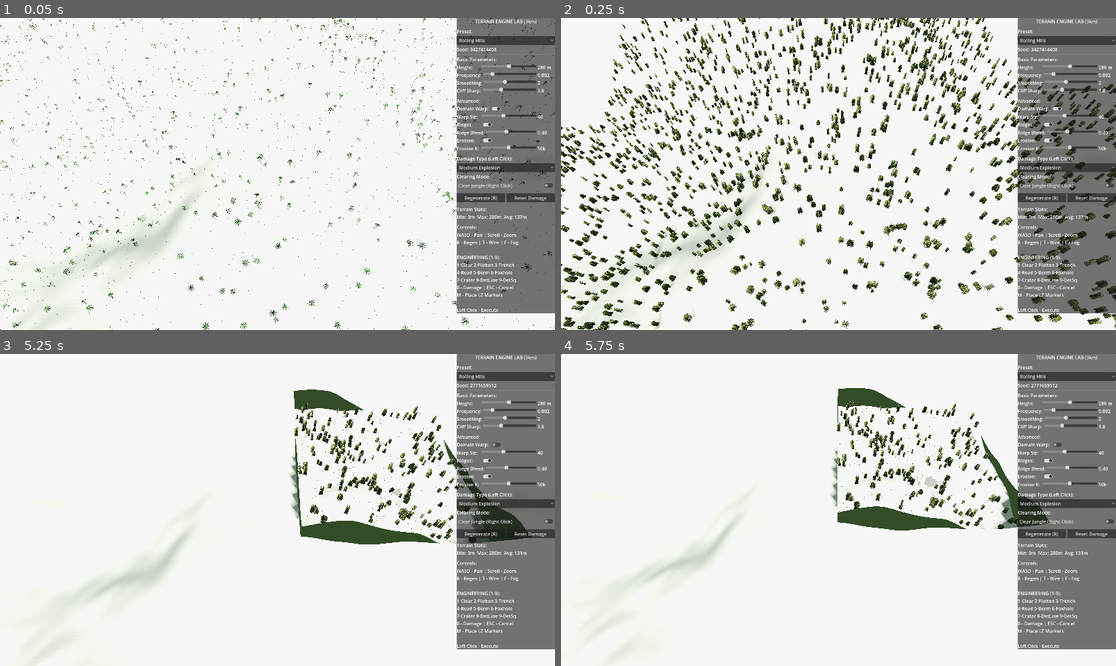
Above: before the commit, frames 1-4 (two rows, left to right).
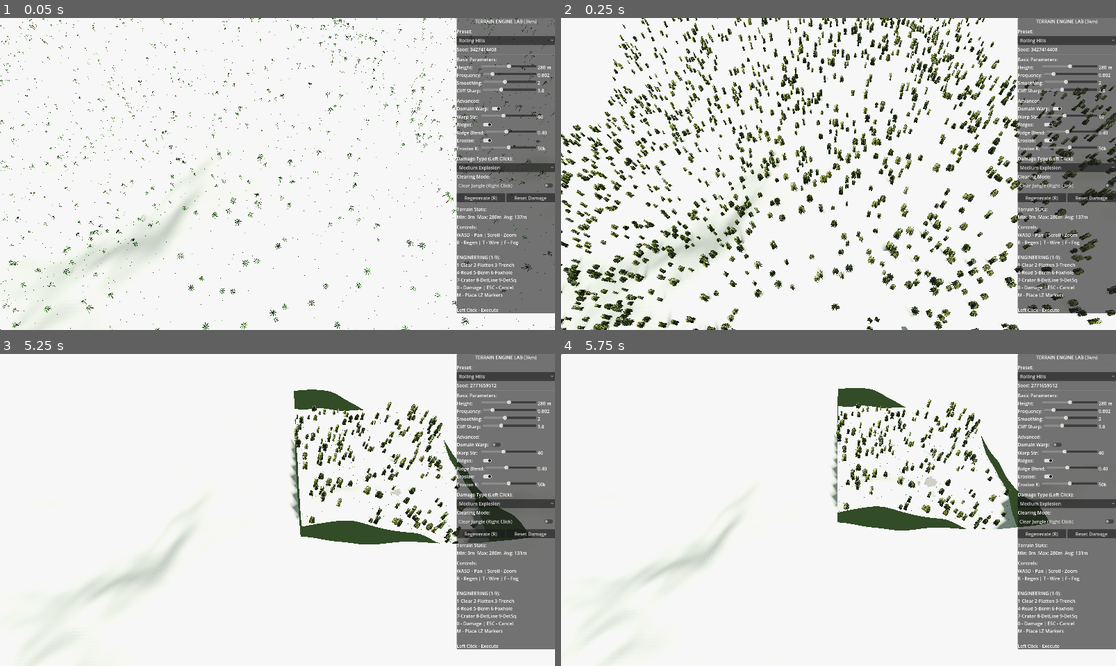
Above: after the commit, the same moments.

Repository: CDickensonGMaker/Terrain-Engine
Game: Godot game, scene res://scenes/terrain_lab.tscn
The game is run twice, just before and just after one commit, with the same random seed, the same clock (stepped at 60 frames per second) and the same inputs.
Inputs (mouse positions are in pixels of both pictures, inside the frame that each line leads up to):
- Up to frame 1 (0.05 s): no input
- Up to frame 2 (0.25 s): no input
- Up to frame 3 (5.25 s): click "Regenerate (R)" at 0.5 s; click "Rolling Hills" at 1.25 s; click (493, 444) at 2.02 s; click "Medium Explosion" at 2.75 s; click "Clear Jungle (Right Click)" at 3.5 s; click "Reset Damage" at 4.25 s; move the mouse to (399, 494) at 5.02 s; hold Right (ui_right) from 5.03 s (still down); hold S (camera_back) from 5.03 s (still down); click (399, 494) at 5.17 s
- Up to frame 4 (5.75 s): keep holding Right (ui_right); keep holding S (camera_back)

Frame 1 is identical in both runs. In frame 2, 21% of the frame differs, in the area x 0-100%, y 0-100%; in frame 3, 2.8%; in frame 4, 2.5%.

Commit message:
Task 2: Trees stay put when destruction happens
Implement placement cache pattern in billboard_vegetation.gd to prevent
tree teleportation on destruction regen:
- Add _chunk_placements Dictionary to cache placements per chunk
- Split generate_for_chunk into _build_placements (RNG, called once)
  and _materialize_chunk (filtering by terrain bytes, no RNG)
- Split clear_chunk into _clear_chunk_nodes (keeps cache) and
  clear_chunk (full unload including cache)

Now when bundles change from JUNGLE to CLEAR, only trees in the affected
area disappear - surrounding trees stay at exact pre-crater positions.

Co-Authored-By: Claude Opus 4.5 <noreply@anthropic.com>

Diff:
--- a/vegetation/billboard_vegetation.gd
+++ b/vegetation/billboard_vegetation.gd
@@ -22,7 +22,11 @@
 var _bush_material: StandardMaterial3D
 
 # Per-chunk billboard instances
-var _chunk_billboards: Dictionary = {}  # Vector2i -> MultiMeshInstance3D
+var _chunk_billboards: Dictionary = {}  # Vector2i -> Node3D (container)
+
+# Placement cache - built once per chunk, survives regen
+# coord -> Array of placement dicts {position, rot_y, scale, mesh_idx, bundle_x, bundle_z}
+var _chunk_placements: Dictionary = {}
 
 # Reference to terrain system
 var _terrain_manager: Node
@@ -189,21 +193,29 @@
 
 
 ## Generate billboards for a chunk
+## Uses placement cache pattern to prevent tree teleportation on regen
 func generate_for_chunk(coord: Vector2i, heightmap: Object, vegetation_terrain: PackedByteArray) -> void:
 	if _tree_meshes.is_empty():
 		return
 
-	clear_chunk(coord)
-
+	_clear_chunk_nodes(coord)  # Frees MultiMesh nodes only, keeps cache
+
+	# Build the placement cache on first visit, reuse on subsequent calls
+	if not _chunk_placements.has(coord):
+		_build_placements(coord, heightmap)
+
+	_materialize_chunk(coord, vegetation_terrain)
+
+
+## Build placement cache - RNG lives here, called once per chunk
+func _build_placements(coord: Vector2i, heightmap: Object) -> void:
 	var rng := RandomNumberGenerator.new()
 	rng.seed = hash(coord) + 9999  # Different seed than 3D trees
 
-	var transforms: Array[Transform3D] = []
-	var mesh_indices: Array[int] = []
-
-	# Sample positions across the chunk
+	var placements: Array = []
 	var world_offset_x := coord.x * _chunk_size
 	var world_offset_z := coord.y * _chunk_size
+	var bundles_per_side := int(_chunk_size / 8.0)
 
 	for i in BILLBOARDS_PER_CHUNK:
 		var local_x := rng.randf() * _chunk_size
@@ -211,46 +223,64 @@
 		var world_x := world_offset_x + local_x
 		var world_z := world_offset_z + local_z
 
-		# Check vegetation density at this point (skip cleared areas)
-		var bundle_x := int(local_x / 8.0)  # Assume 8m bundle size
+		var bundle_x := int(local_x / 8.0)
 		var bundle_z := int(local_z / 8.0)
-		var bundles_per_side := int(_chunk_size / 8.0)
-
-		if bundle_x >= 0 and bundle_x < bundles_per_side and bundle_z >= 0 and bundle_z < bundles_per_side:
-			var bundle_idx := bundle_z * bundles_per_side + bundle_x
-			if bundle_idx < vegetation_terrain.size():
-				var terrain_type: int = vegetation_terrain[bundle_idx]
-				# Skip clear, rice paddy, and grassland areas
-				if terrain_type < 3:  # CLEAR, RICE_PADDY, GRASSLAND
-					continue
-
-		# Get height from terrain
+		if bundle_x < 0 or bundle_x >= bundles_per_side:
+			continue
+		if bundle_z < 0 or bundle_z >= bundles_per_side:
+			continue
+
 		var height := 0.0
 		if heightmap and heightmap.has_method("sample_world"):
 			height = heightmap.sample_world(world_x, world_z)
 
-		# Random rotation and scale
 		var rot_y := rng.randf() * TAU
-		var scale := rng.randf_range(0.7, 1.3)
+		var scale_val := rng.randf_range(0.7, 1.3)
+		var mesh_idx := rng.randi() % _tree_meshes.size() if not _tree_meshes.is_empty() else 0
+
+		placements.append({
+			"position": Vector3(world_x, height, world_z),
+			"rot_y": rot_y,
+			"scale": scale_val,
+			"mesh_idx": mesh_idx,
+			"bundle_x": bundle_x,
+			"bundle_z": bundle_z,
+		})
+
+	_chunk_placements[coord] = placements
+
+
+## Materialize visible billboards from cached placements
+func _materialize_chunk(coord: Vector2i, vegetation_terrain: PackedByteArray) -> void:
+	var placements: Array = _chunk_placements[coord]
+	var bundles_per_side := int(_chunk_size / 8.0)
+	var transforms_by_mesh: Dictionary = {}
+
+	for p in placements:
+		var bundle_idx: int = p.bundle_z * bundles_per_side + p.bundle_x
+		if bundle_idx >= vegetation_terrain.size():
+			continue
+		var terrain_type: int = vegetation_terrain[bundle_idx]
+		# Skip clear, rice paddy, and grassland areas
+		if terrain_type < 3:  # CLEAR, RICE_PADDY, GRASSLAND
+			continue
+
+		if not transforms_by_mesh.has(p.mesh_idx):
+			transforms_by_mesh[p.mesh_idx] = []
 
 		var t := Transform3D.IDENTITY
-		t = t.rotated(Vector3.UP, rot_y)
-		t = t.scaled(Vector3.ONE * scale)
-		t.origin = Vector3(world_x, height, world_z)
-
-		transforms.append(t)
-		mesh_indices.append(rng.randi() % _tree_meshes.size())
-
-	if transforms.is_empty():
+		t = t.rotated(Vector3.UP, p.rot_y)
+		t = t.scaled(Vector3.ONE * p.scale)
+		t.origin = p.position
+		transforms_by_mesh[p.mesh_idx].append(t)
+
+	# Count total for logging
+	var total_count := 0
+	for mesh_idx in transforms_by_mesh:
+		total_count += transforms_by_mesh[mesh_idx].size()
+
+	if total_count == 0:
 		return
-
-	# Group by mesh type and create MultiMeshes
-	var mesh_groups: Dictionary = {}  # mesh_index -> Array[Transform3D]
-	for i in transforms.size():
-		var idx := mesh_indices[i]
-		if not mesh_groups.has(idx):
-			mesh_groups[idx] = []
-		mesh_groups[idx].append(transforms[i])
 
 	# Create a container for this chunk's billboards
 	var container := Node3D.new()
@@ -258,8 +288,8 @@
 	add_child(container)
 
 	# Create MultiMesh for each mesh type
-	for mesh_idx: int in mesh_groups:
-		var group_transforms: Array = mesh_groups[mesh_idx]
+	for mesh_idx: int in transforms_by_mesh:
+		var group_transforms: Array = transforms_by_mesh[mesh_idx]
 		if group_transforms.is_empty():
 			continue
 
@@ -289,11 +319,11 @@
 
 	_chunk_billboards[coord] = container
 	container.visible = false  # Start hidden, LOD system will enable
-	print("[BillboardVegetation] Generated %d billboards for chunk %s" % [transforms.size(), coord])
-
-
-## Clear billboards for a chunk
-func clear_chunk(coord: Vector2i) -> void:
+	print("[BillboardVegetation] Generated %d billboards for chunk %s" % [total_count, coord])
+
+
+## Clear billboard nodes only (keeps placement cache for regen)
+func _clear_chunk_nodes(coord: Vector2i) -> void:
 	if _chunk_billboards.has(coord):
 		var container: Node3D = _chunk_billboards[coord]
 		if is_instance_valid(container):
@@ -301,12 +331,20 @@
 		_chunk_billboards.erase(coord)
 
 
-## Clear all billboards
+## Full unload - clears both nodes AND placement cache
+## Call this on chunk streaming unload, NOT on destruction regen
+func clear_chunk(coord: Vector2i) -> void:
+	_clear_chunk_nodes(coord)
+	_chunk_placements.erase(coord)
+
+
+## Clear all billboards and caches
 func clear_all() -> void:
 	for container: Node3D in _chunk_billboards.values():
 		if is_instance_valid(container):
 			container.queue_free()
 	_chunk_billboards.clear()
+	_chunk_placements.clear()
 
 
 ## Update billboard visibility based on camera distance
